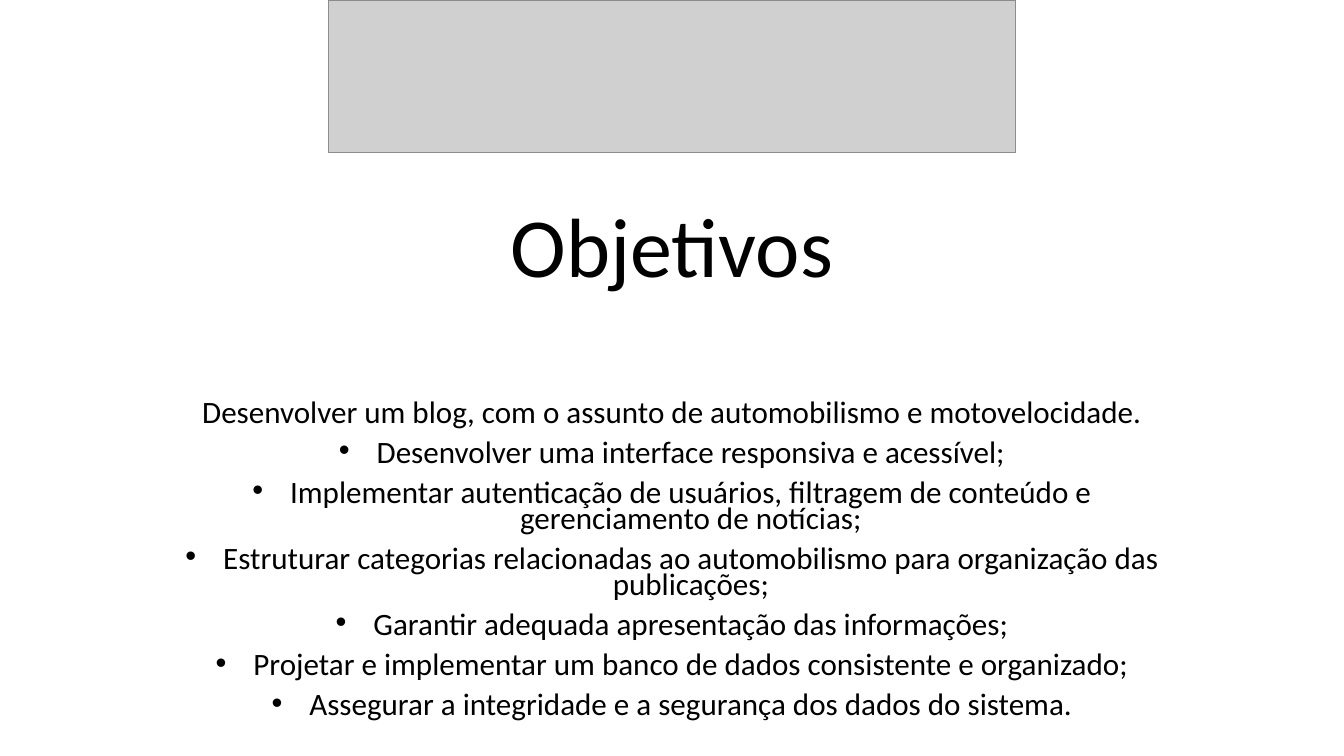
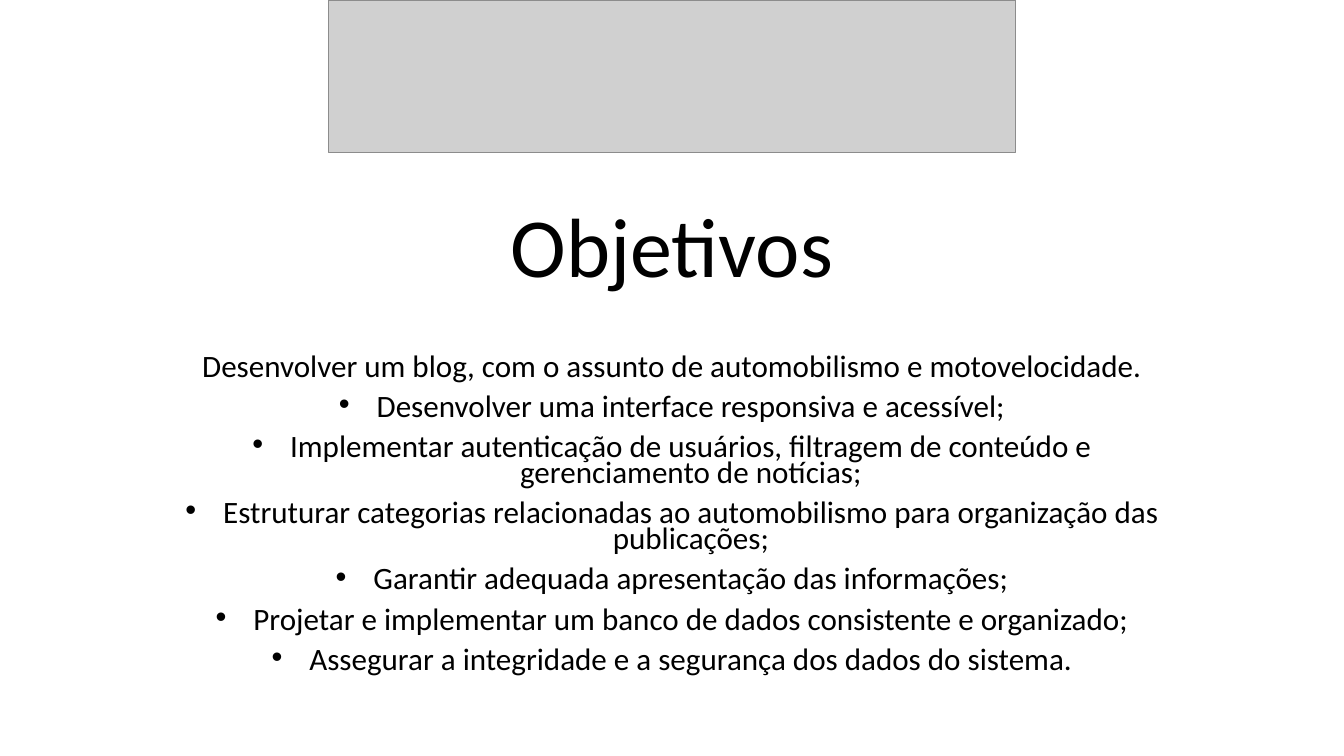
Before and after one commit to felipe-remus/Blog-Race, a slide deck: slide 4 of Documentação/Apresentação PI.pptx. Drawn at 1344x756 pixels with LibreOffice and Linux fonts; fonts in the diff are those of the drawing; grey boxes stand for pictures. Boxes give left, top, right and bottom in pixels: in the first picture for what was removed or moved away, otherwise in the second. Text is boxed around its words. In the diff, an @@ line names an element or a change of style, - is before the commit and + after.

```diff
--- a/Documentação/Apresentação PI.pptx
+++ b/Documentação/Apresentação PI.pptx
@@ subtitle "Desenvolver um blog, com o ...": place and size @@
-subtitle "Desenvolver um blog, com o ..." at <box>202,401,1158,721</box>
+subtitle "Desenvolver um blog, com o ..." at <box>202,355,1158,676</box>
```
Also in this commit, not shown: 7 slides removed, 1 other file.
